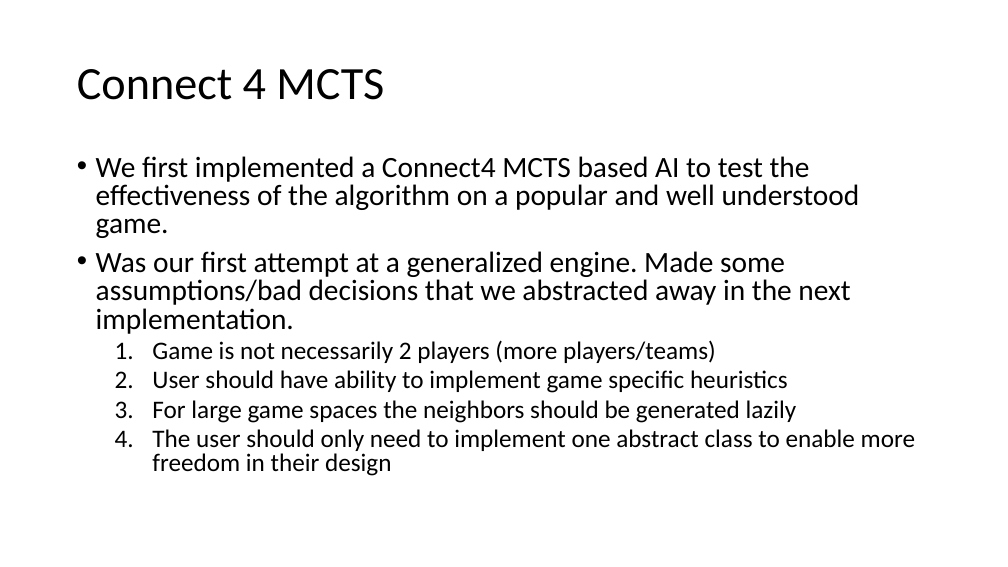
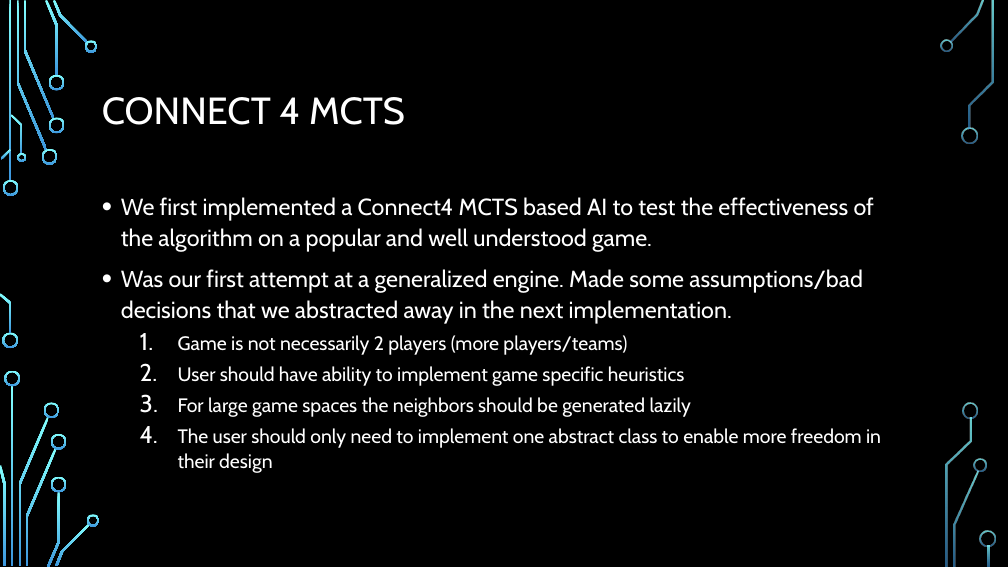
Before and after one commit to Ha5hBr0wn/CS4701, a slide deck: slide 5 of FinalPresentation.pptx. Drawn at 1008x567 pixels with LibreOffice and Linux fonts; fonts in the diff are those of the drawing; background and template pictures are left out. Boxes give left, top, right and bottom in pixels: in the first picture for what was removed or moved away, otherwise in the second. Text is boxed around its words. In the diff, an @@ line names an element or a change of style, - is before the commit and + after.

```diff
--- a/FinalPresentation.pptx
+++ b/FinalPresentation.pptx
@@ background #FFFFFF to picture (left out) @@
@@ title at <box>102,97,405,125</box>: text changed; size 44 to 36 pt; font Calibri to Cabin; text colour #000000 to #FFFFFF @@
-Connect 4 MCTS
+CONNECT 4 MCTS
@@ text "We first implemented a Connect4 ...": place and size @@
-text "We first implemented a Connect4 ..." at <box>96,156,915,476</box>
+text "We first implemented a Connect4 ..." at <box>121,197,881,473</box>
@@ text "We first implemented a Connect4 ..." at <box>121,197,881,473</box>: size 28 to 22.2 pt in "We first implemented a Connect4 MCTS based ...", "Was our first attempt at a generalized ..."; font Calibri to Cabin, text colour #000000 to #FFFFFF; size 24 to 18.5 pt in "Game is not necessarily 2 players (more ...", "User should have ability to implement game ...", "For large game spaces the neighbors should ...", "The user should only need to implement ..."; line spacing 0.8 to 1.1 @@
@@ group added at <box>0,0,996,567</box>: 33 freeform shapes, 3 rectangles @@
```
Also in this commit, not shown: 18 other slides changed.
